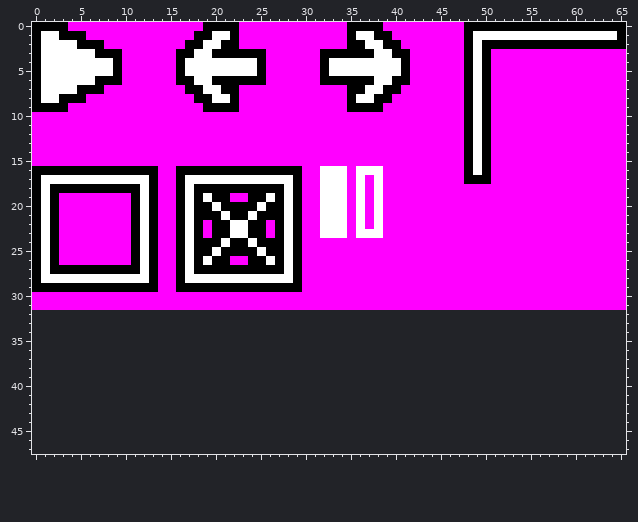
Edited in one commit: sprite sheet (graphics/menu/menu_elements.png). Above is the file before it was changed.
The file is 66x32 pixels. The old version is drawn lined up with the new one, on the new canvas.
After:
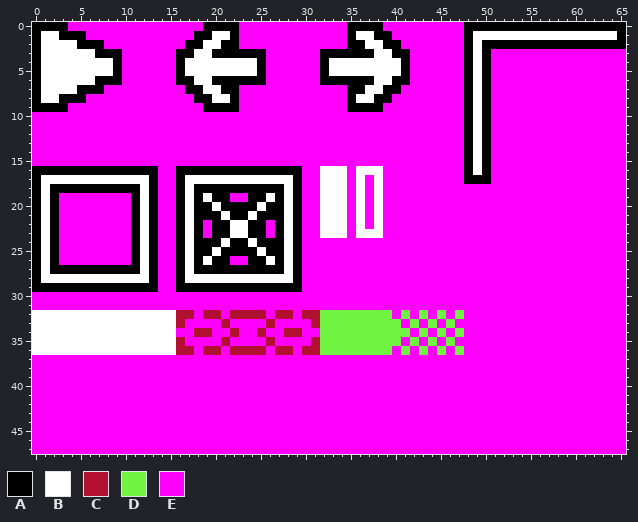
Palette (. is transparent): A #000000  B #ffffff  C #b21030  D #71f341  E #ff00ff
Difference:
canvas 66x32 -> 66x48
@@ x 0..65 @@
 31 EEEEEEEEEEEEEEEEEEEEEEEEEEEEEEEEEEEEEEEEEEEEEEEEEEEEEEEEEEEEEEEEEE
-32 ..................................................................
-33 ..................................................................
-34 ..................................................................
-35 ..................................................................
-36 ..................................................................
-37 ..................................................................
-38 ..................................................................
-39 ..................................................................
-40 ..................................................................
-41 ..................................................................
-42 ..................................................................
-43 ..................................................................
-44 ..................................................................
-45 ..................................................................
-46 ..................................................................
-47 ..................................................................
+32 BBBBBBBBBBBBBBBBCCECCECCCCECCECCDDDDDDDDEDEDEDEDEEEEEEEEEEEEEEEEEE
+33 BBBBBBBBBBBBBBBBCEEEECEEEECEEEECDDDDDDDDDEDEDEDEEEEEEEEEEEEEEEEEEE
+34 BBBBBBBBBBBBBBBBEECCEECEECEECCEEDDDDDDDDDDEDEDEDEEEEEEEEEEEEEEEEEE
+35 BBBBBBBBBBBBBBBBCEEEECEEEECEEEECDDDDDDDDDEDEDEDEEEEEEEEEEEEEEEEEEE
+36 BBBBBBBBBBBBBBBBCCECCECCCCECCECCDDDDDDDDEDEDEDEDEEEEEEEEEEEEEEEEEE
+37 EEEEEEEEEEEEEEEEEEEEEEEEEEEEEEEEEEEEEEEEEEEEEEEEEEEEEEEEEEEEEEEEEE
+38 EEEEEEEEEEEEEEEEEEEEEEEEEEEEEEEEEEEEEEEEEEEEEEEEEEEEEEEEEEEEEEEEEE
+39 EEEEEEEEEEEEEEEEEEEEEEEEEEEEEEEEEEEEEEEEEEEEEEEEEEEEEEEEEEEEEEEEEE
+40 EEEEEEEEEEEEEEEEEEEEEEEEEEEEEEEEEEEEEEEEEEEEEEEEEEEEEEEEEEEEEEEEEE
+41 EEEEEEEEEEEEEEEEEEEEEEEEEEEEEEEEEEEEEEEEEEEEEEEEEEEEEEEEEEEEEEEEEE
+42 EEEEEEEEEEEEEEEEEEEEEEEEEEEEEEEEEEEEEEEEEEEEEEEEEEEEEEEEEEEEEEEEEE
+43 EEEEEEEEEEEEEEEEEEEEEEEEEEEEEEEEEEEEEEEEEEEEEEEEEEEEEEEEEEEEEEEEEE
+44 EEEEEEEEEEEEEEEEEEEEEEEEEEEEEEEEEEEEEEEEEEEEEEEEEEEEEEEEEEEEEEEEEE
+45 EEEEEEEEEEEEEEEEEEEEEEEEEEEEEEEEEEEEEEEEEEEEEEEEEEEEEEEEEEEEEEEEEE
+46 EEEEEEEEEEEEEEEEEEEEEEEEEEEEEEEEEEEEEEEEEEEEEEEEEEEEEEEEEEEEEEEEEE
+47 EEEEEEEEEEEEEEEEEEEEEEEEEEEEEEEEEEEEEEEEEEEEEEEEEEEEEEEEEEEEEEEEEE
Pixel boxes of the changes (left, top, right, bottom) in both pictures:
added: (32, 310, 626, 454)
